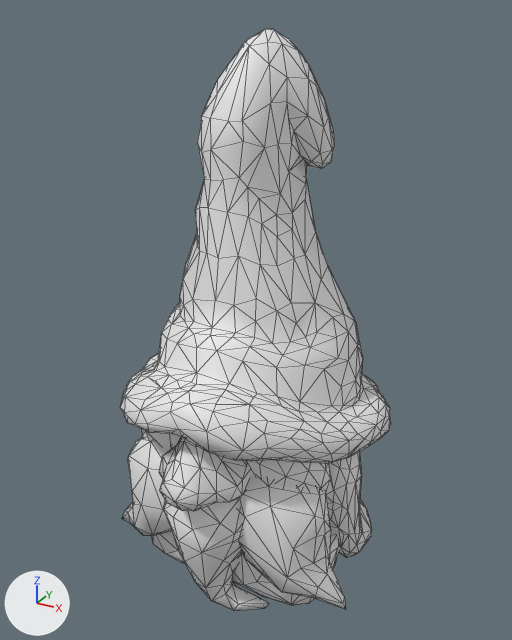
Two versions of the COLLADA model My Project/assets/char/wizard.dae, one commit apart.
One viewpoint serves both versions: a 50 mm camera at (2.88, -5.3, 4.97) aimed at (0.01, -0.1, 2.37). The axes (+X, +Y, +Z) are drawn at lower left. The lights are the same throughout. Mesh edges are drawn as thin lines. Where no turn or scale is listed for an object, it has been applied to the vertices.
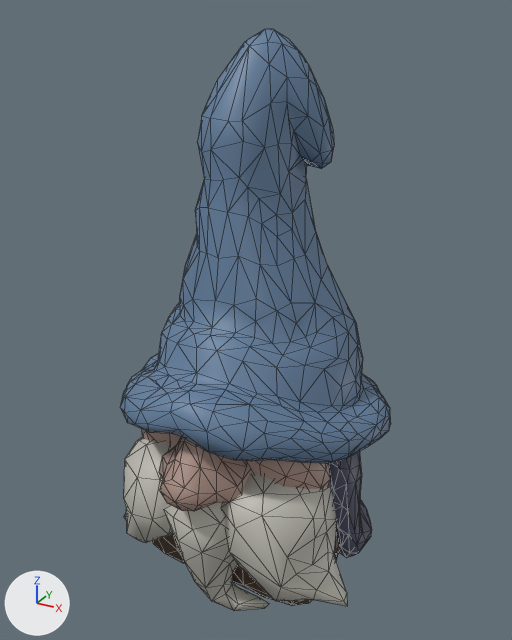
Pixel boxes [x1, y1, x2, y2] of what changed, in the pictures (512 x 640 px; the box of a moved part takes in the faces that stretch with it):
```json
{"object": "Icosphere.002", "change": "recoloured, reshaped", "before": [120, 29, 391, 611], "after": [120, 29, 391, 611], "on screen": "grey to blue"}
{"part": 1, "of": "me_icosphere_002", "change": "moved or reshaped", "before": [236, 476, 346, 609], "after": [221, 474, 347, 606]}
{"part": 2, "of": "me_icosphere_002", "change": "moved or reshaped", "before": [122, 437, 172, 536], "after": [124, 437, 174, 543]}
```

The change, as JSON lines over the scene's bpy script:
```json
{"op": "add", "block": "img_wizard_base_png", "code": ["img_wizard_base_png = load_image('Wizard_base.png', 'Wizard_base.png', 2048, 2048, 'sRGB')"]}
{"op": "add", "block": "mat_material_001", "code": ["mat_material_001 = principled_material('Material.001')", "mat_material_001.texture = img_wizard_base_png"]}
{"block": "me_icosphere_002", "where": "me_icosphere_002.from_pydata(...)  # 1368 vertices, 2708 faces; spans x -1.29..1.27, y -1.49..1.17, z -0.38..4.74"}
{"block": "me_icosphere_002", "where": "# used by ob_icosphere_002; location = (0.0, 0.0, 0.08)"}
{"block": "me_icosphere_002", "change": "me_icosphere_002 part 1: the loose piece of 71 vertices spanning x 0.12..1.27, y -1.07..-0.28, z -0.04..1.27 is scaled about its middle by (1, 1.56, 1), then moved by (0.0, 0.05, 0.0)"}
{"block": "me_icosphere_002", "change": "me_icosphere_002 part 2: the loose piece of 69 vertices spanning x -1.26..-0.12, y -1.06..-0.28, z -0.03..1.27 is scaled about its middle by (1, 1.56, 1), then moved by (0.0, 0.05, 0.0)"}
{"op": "add", "block": "me_icosphere_002", "code": "me_icosphere_002.materials.append(mat_material_001)  # picture img_wizard_base_png"}
```
